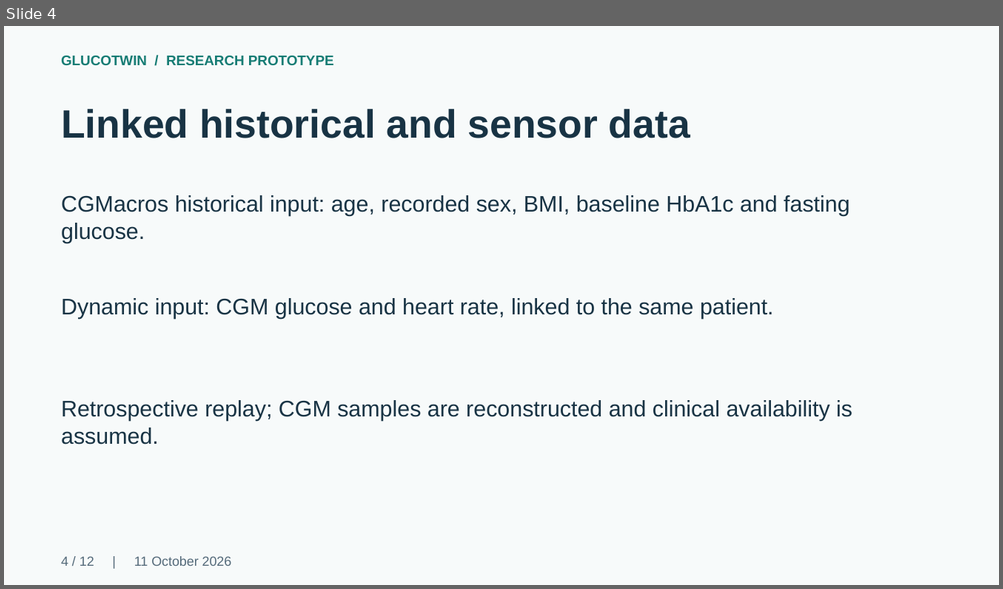
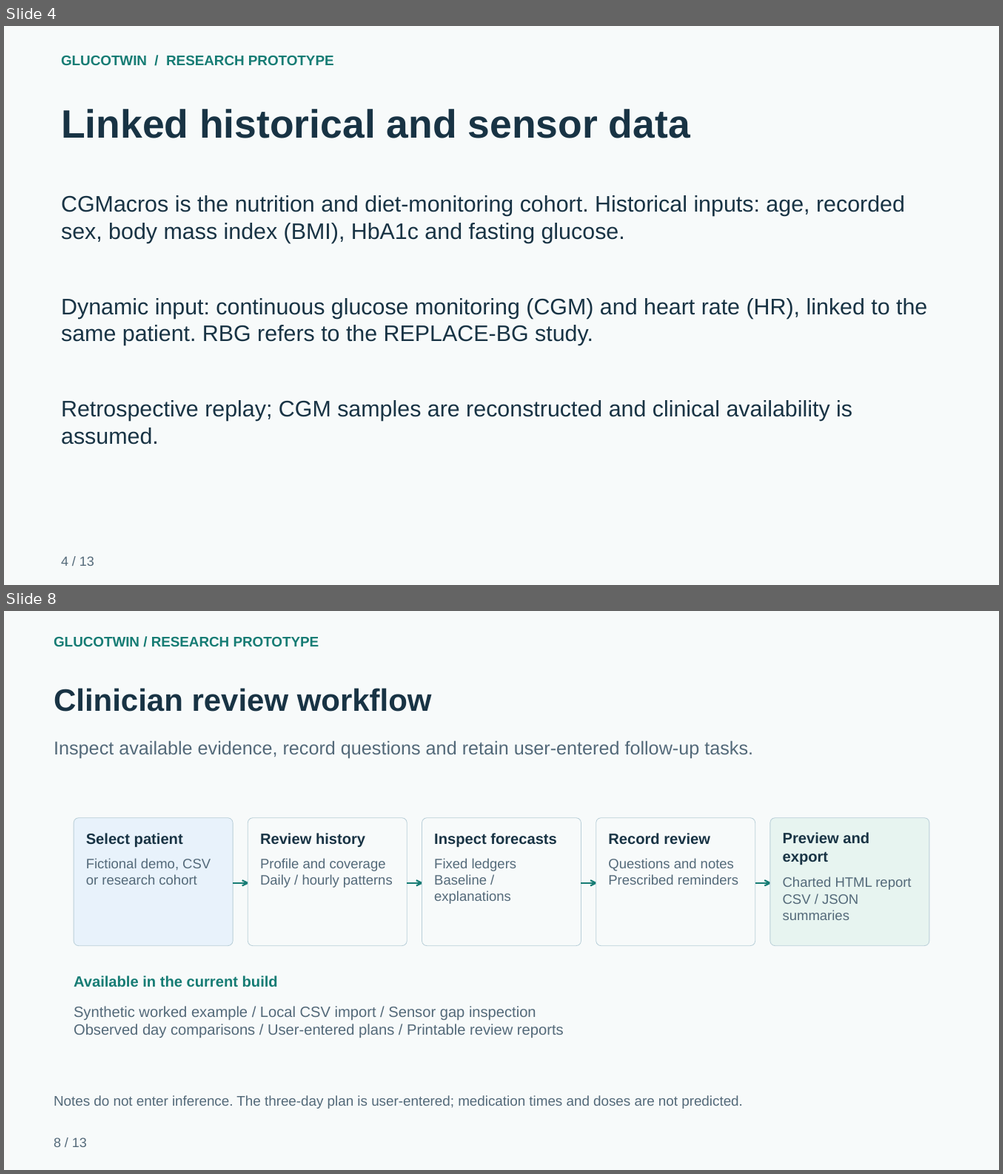
Before and after one commit to ArnavModi-MSIT/GlucoTwin, a slide deck: project/docs/delivery/GlucoTwin_Presentation.pptx. Shown one above the other, each under a label of ours: slide 4 before the commit, slides 4 and 8 after it; the slides between them are not shown. The pictures are 1003x589 and 1003x1174 pixels, drawn with LibreOffice and Linux fonts; fonts in the diff are those of the drawing. Boxes give left, top, right and bottom in pixels: in the first picture for what was removed or moved away, otherwise in the second. Text is boxed around its words. In the diff, an @@ line names an element or a change of style, - is before the commit and + after.

```diff
--- a/project/docs/delivery/GlucoTwin_Presentation.pptx
+++ b/project/docs/delivery/GlucoTwin_Presentation.pptx
@@ slide 8 added at <box>4,611,999,1170</box>, background #F7FAFA @@
@@ freeform shape added at <box>4,611,999,1170</box>, outline #167C74 1.5 pt @@
@@ freeform shape added at <box>4,611,999,1170</box>, outline #167C74 1.5 pt @@
@@ freeform shape added at <box>4,611,999,1170</box>, outline #167C74 1.5 pt @@
@@ freeform shape added at <box>4,611,999,1170</box>, outline #167C74 1.5 pt @@
@@ freeform shape added at <box>4,611,999,1170</box>, outline #167C74 1.5 pt @@
@@ freeform shape added at <box>4,611,999,1170</box>, outline #167C74 1.5 pt @@
@@ freeform shape added at <box>4,611,999,1170</box>, outline #167C74 1.5 pt @@
@@ freeform shape added at <box>4,611,999,1170</box>, outline #167C74 1.5 pt @@
@@ text added at <box>54,637,319,647</box>, 13.5 pt, text #167C74, bold @@
+GLUCOTWIN / RESEARCH PROTOTYPE
@@ text added at <box>54,688,432,712</box>, 30 pt, text #183344, bold @@
+Clinician review workflow
@@ text added at <box>54,741,753,758</box>, 18 pt, text #536979 @@
+Inspect available evidence, record questions and retain user-entered follow-up tasks.
@@ rounded rectangle added at <box>74,817,233,946</box>, fill #E8F2FB, outline #B9CFD8 0.6 pt @@
@@ rounded rectangle added at <box>248,817,407,946</box>, fill #F7FAFA, outline #B9CFD8 0.6 pt @@
@@ rounded rectangle added at <box>422,817,580,946</box>, fill #F7FAFA, outline #B9CFD8 0.6 pt @@
@@ rounded rectangle added at <box>596,817,754,946</box>, fill #F7FAFA, outline #B9CFD8 0.6 pt @@
@@ rounded rectangle added at <box>770,817,929,946</box>, fill #E7F4F0, outline #B9CFD8 0.6 pt @@
@@ text added at <box>782,832,869,865</box>, 14.4 pt, text #183344, bold @@
+Preview and export
@@ text added at <box>86,833,183,847</box>, 14.4 pt, text #183344, bold @@
+Select patient
@@ text added at <box>260,833,365,847</box>, 14.4 pt, text #183344, bold @@
+Review history
@@ text added at <box>434,833,557,847</box>, 14.4 pt, text #183344, bold @@
+Inspect forecasts
@@ text added at <box>608,833,710,845</box>, 14.4 pt, text #183344, bold @@
+Record review
@@ text added at <box>86,858,210,885</box>, 13.2 pt, text #536979 @@
+Fictional demo, CSV
+or research cohort
@@ text added at <box>260,858,392,888</box>, 13.2 pt, text #536979 @@
+Profile and coverage
+Daily / hourly patterns
@@ text added at <box>434,858,517,904</box>, 13.2 pt, text #536979 @@
+Fixed ledgers
+Baseline / explanations
@@ text added at <box>608,858,738,885</box>, 13.2 pt, text #536979 @@
+Questions and notes
+Prescribed reminders
@@ text added at <box>782,877,910,920</box>, 13.2 pt, text #536979 @@
+Charted HTML report
+CSV / JSON summaries
@@ text added at <box>74,976,278,988</box>, 14.4 pt, text #167C74, bold @@
+Available in the current build
@@ text added at <box>74,1006,563,1038</box>, 14.4 pt, text #536979 @@
+Synthetic worked example / Local CSV import / Sensor gap inspection
+Observed day comparisons / User-entered plans / Printable review reports
@@ text added at <box>54,1096,743,1109</box>, 13.5 pt, text #536979 @@
+Notes do not enter inference. The three-day plan is user-entered; medication times and doses are not predicted.
@@ text added at <box>54,1138,87,1147</box>, 12.8 pt, text #536979 @@
+8 / 13
@@ slide 4 changed as well @@
@@ text at <box>61,195,905,244</box>: text changed @@
-CGMacros historical input: age, recorded sex, BMI, baseline HbA1c and fasting glucose.
+CGMacros is the nutrition and diet-monitoring cohort. Historical inputs: age, recorded sex, body mass index (BMI), HbA1c and fasting glucose.
@@ text at <box>61,298,927,346</box>: text changed @@
-Dynamic input: CGM glucose and heart rate, linked to the same patient.
+Dynamic input: continuous glucose monitoring (CGM) and heart rate (HR), linked to the same patient. RBG refers to the REPLACE-BG study.
@@ text at <box>61,557,94,566</box>: text changed @@
-4 / 12 | 11 October 2026
+4 / 13
```
Also in this commit, not shown: 8 other slides changed, 3 other slides added, 3 slides removed, 4 other files.
